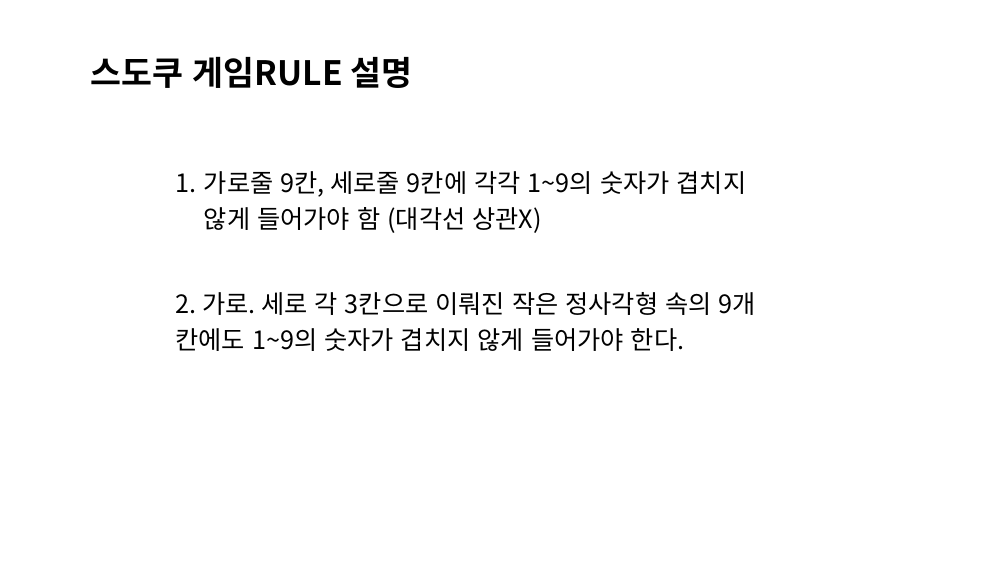
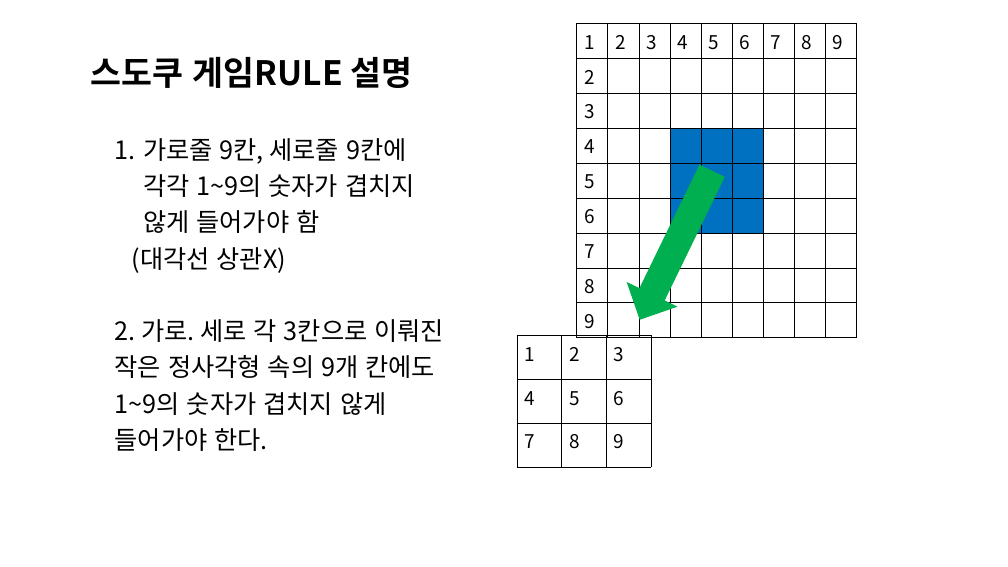
Before and after one commit to aldzl923/C-, a slide deck: slide 4 of Sudoku/C++_프로젝트_스도쿠게임.pptx. Drawn at 1008x567 pixels with LibreOffice and Linux fonts; fonts in the diff are those of the drawing; background and template pictures are left out. Boxes give left, top, right and bottom in pixels: in the first picture for what was removed or moved away, otherwise in the second. Text is boxed around its words. In the diff, an @@ line names an element or a change of style, - is before the commit and + after.

```diff
--- a/Sudoku/C++_프로젝트_스도쿠게임.pptx
+++ b/Sudoku/C++_프로젝트_스도쿠게임.pptx
@@ table added at bbox=[577, 23, 856, 333], 9 rows, 9 columns @@
+1 | 2 | 3 | 4 | 5 | 6 | 7 | 8 | 9
+2 |  |  |  |  |  |  |  | 
+3 |  |  |  |  |  |  |  | 
+4 |  |  |  |  |  |  |  | 
+5 |  |  |  |  |  |  |  | 
+6 |  |  |  |  |  |  |  | 
+7 |  |  |  |  |  |  |  | 
+8 |  |  |  |  |  |  |  | 
+9 |  |  |  |  |  |  |  | 
@@ text at bbox=[115, 138, 445, 415]: text changed @@
-1. 가로줄 9칸, 세로줄 9칸에 각각 1~9의 숫자가 겹치지 않게 들어가야 함 (대각선 상관X)
+1. 가로줄 9칸, 세로줄 9칸에 각각 1~9의 숫자가 겹치지 않게 들어가야 함
+(대각선 상관X)
+2. 가로. 세로 각 3칸으로 이뤄진 작은 정사각형 속의 9개 칸에도 1~9의 숫자가 겹치지 않게 들어가야 한다.
@@ down arrow added at bbox=[616, 160, 736, 331], fill #00B050, outline #00B050 1 pt @@
@@ text removed at bbox=[176, 292, 756, 351] @@
-2. 가로. 세로 각 3칸으로 이뤄진 작은 정사각형 속의 9개 칸에도 1~9의 숫자가 겹치지 않게 들어가야 한다.
@@ table added at bbox=[517, 336, 651, 467], 3 rows, 3 columns @@
+1 | 2 | 3
+4 | 5 | 6
+7 | 8 | 9
```
Also in this commit, not shown: 6 other slides changed, 2 slides added, 2 slides removed, 2 other files.
